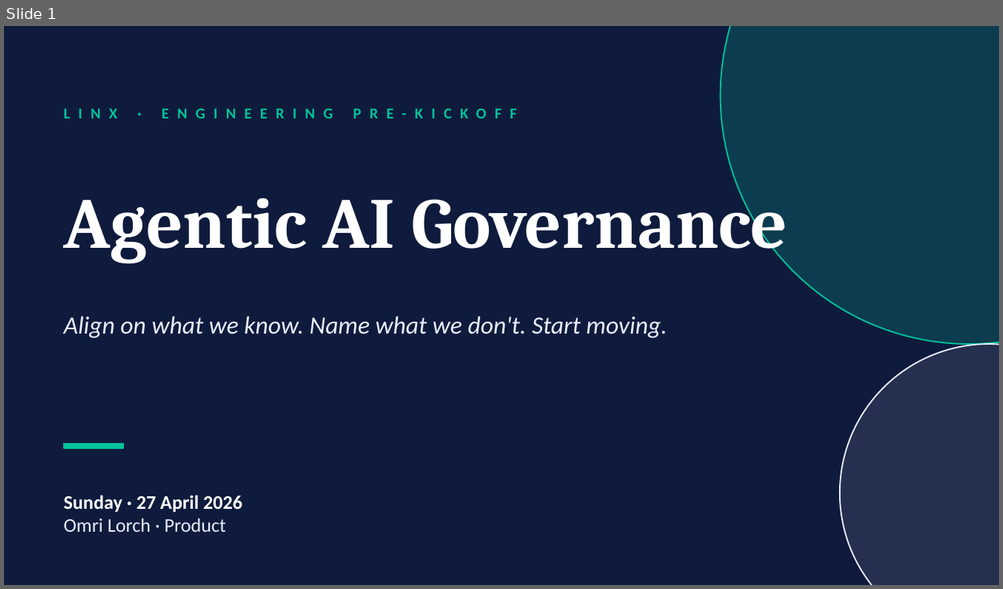
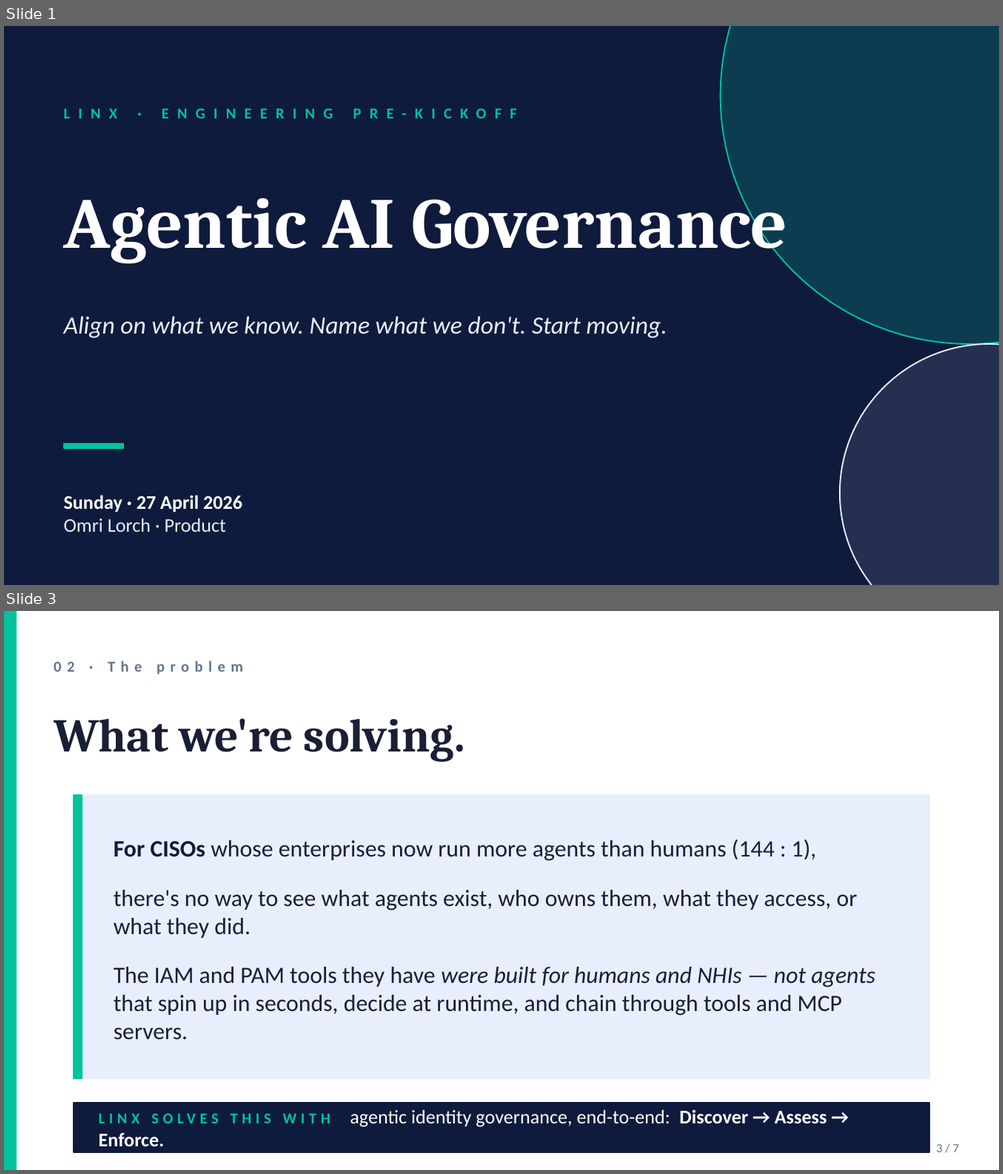
Before and after one commit to Lorch19/ol-linx-agent, a slide deck: artifacts/eng-prekickoff-2026-04-27.pptx. Shown one above the other, each under a label of ours: slide 1 before the commit, slides 1 and 3 after it; the slides between them are not shown. The pictures are 1003x589 and 1003x1174 pixels, drawn with LibreOffice and Linux fonts; fonts in the diff are those of the drawing. Boxes give left, top, right and bottom in pixels: in the first picture for what was removed or moved away, otherwise in the second. Text is boxed around its words. In the diff, an @@ line names an element or a change of style, - is before the commit and + after.

```diff
--- a/artifacts/eng-prekickoff-2026-04-27.pptx
+++ b/artifacts/eng-prekickoff-2026-04-27.pptx
@@ slide 3 added at (x1=4, y1=611, x2=999, y2=1170), background #FFFFFF @@
@@ rectangle added at (x1=4, y1=611, x2=16, y2=1170), fill #02C39A, outline #02C39A 1 pt @@
@@ text added at (x1=54, y1=661, x2=243, y2=674), 11 pt, text #64748B, bold @@
+02 · The problem
@@ text added at (x1=54, y1=718, x2=465, y2=761), 34 pt, text #1A1F36, bold @@
+What we're solving.
@@ rectangle added at (x1=74, y1=795, x2=929, y2=1079), fill #E8EEFC, outline #E8EEFC 1 pt @@
@@ rectangle added at (x1=74, y1=795, x2=82, y2=1079), fill #02C39A, outline #02C39A 1 pt @@
@@ text added at (x1=114, y1=840, x2=875, y2=1040), 17 pt, text #1A1F36 @@
+For CISOs whose enterprises now run more agents than humans (144 : 1),
+there's no way to see what agents exist, who owns them, what they access, or what they did.
+The IAM and PAM tools they have were built for humans and NHIs — not agents that spin up in seconds, decide at runtime, and chain through tools and MCP servers.
@@ rectangle added at (x1=74, y1=1103, x2=929, y2=1153), fill #0F1B3D, outline #0F1B3D 1 pt @@
@@ text added at (x1=350, y1=1110, x2=827, y2=1128), 14 pt, text #FFFFFF, bold @@
+LINX SOLVES THIS WITH agentic identity governance, end-to-end: Discover → Assess → Enforce.
@@ text added at (x1=936, y1=1145, x2=959, y2=1153), 9 pt, text #64748B @@
+3 / 7
```
Also in this commit, not shown: 3 slides changed, 2 other slides added, 4 slides removed.
